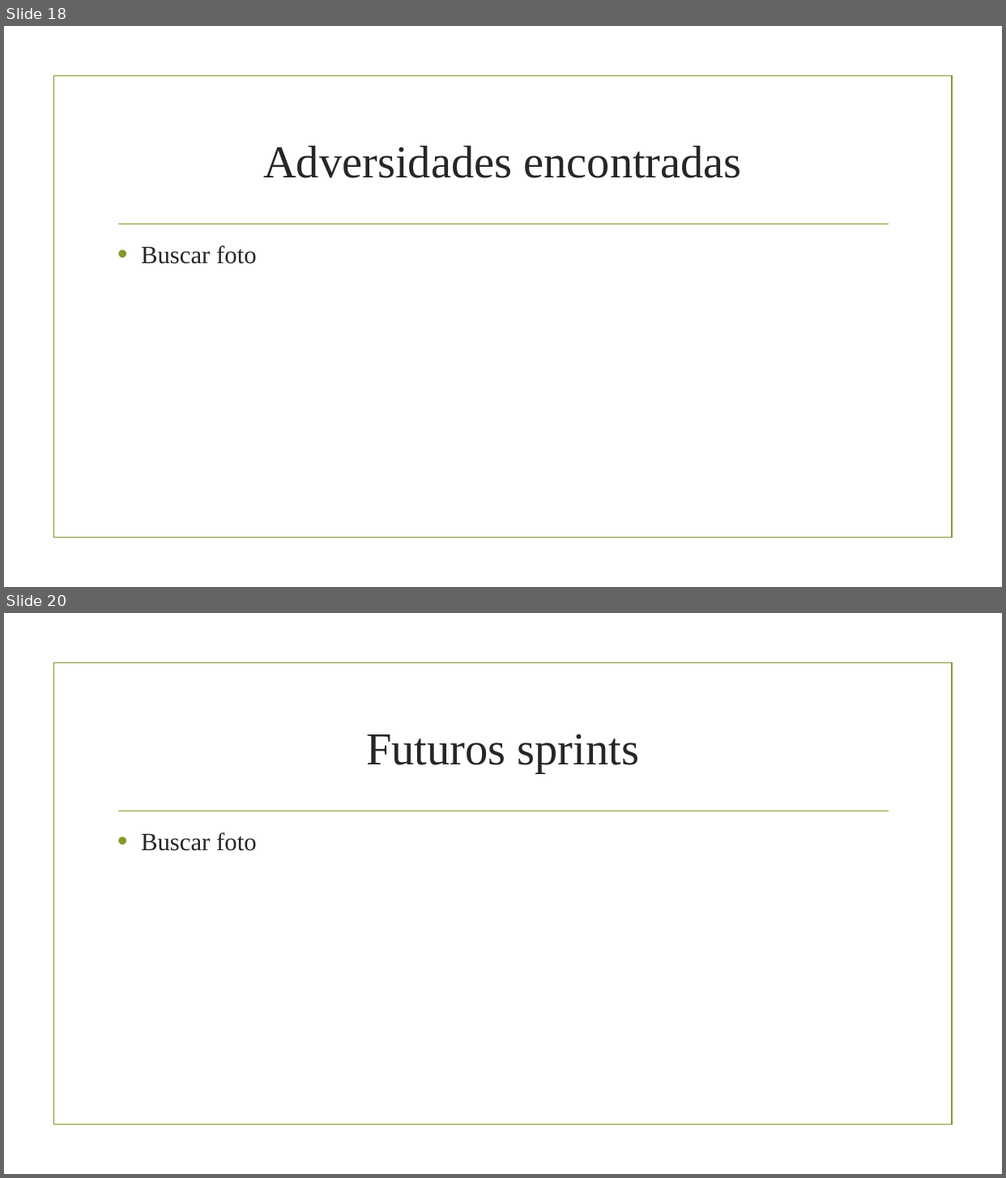
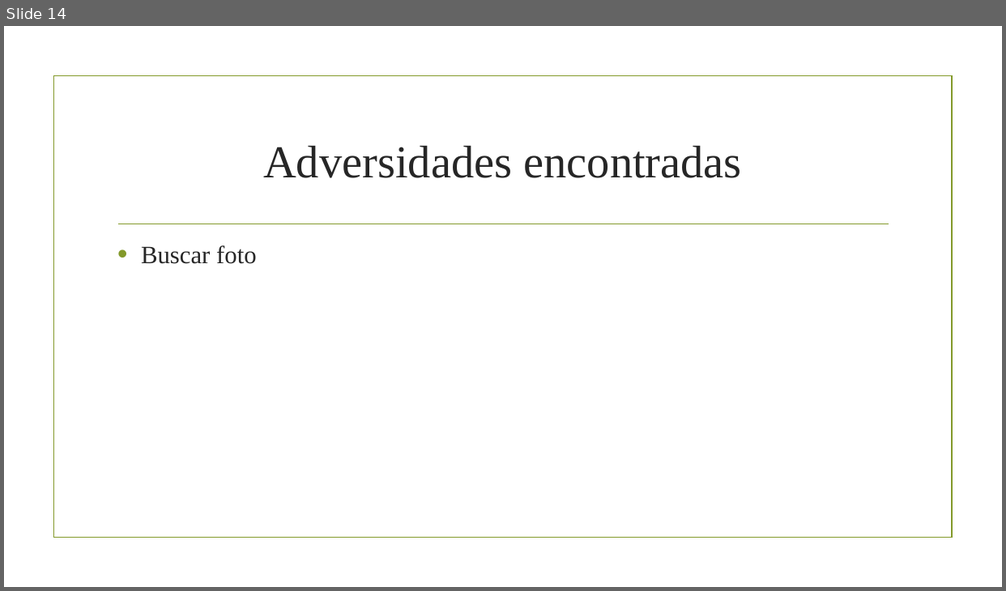
Before and after one commit to HectorSanchezLuque/PIdam2122verde, a slide deck: worktab.pptx. Shown one above the other, each under a label of ours: slides 18 and 20 before the commit, slide 14 after it; the slides between them are not shown. The pictures are 1006x1178 and 1006x591 pixels, drawn with LibreOffice and Linux fonts; fonts in the diff are those of the drawing; background and template pictures are left out. Boxes give left, top, right and bottom in pixels: in the first picture for what was removed or moved away, otherwise in the second. Text is boxed around its words. In the diff, an @@ line names an element or a change of style, - is before the commit and + after.

```diff
--- a/worktab.pptx
+++ b/worktab.pptx
@@ slide 20 removed at <box>4,613,1002,1174</box>, background picture (left out); not listed: 2 template elements that a slide beside it also shows @@
@@ title removed at <box>366,734,639,773</box> @@
-Futuros sprints
@@ text removed at <box>141,833,257,851</box> @@
-• Buscar foto
@@ what was slide 18 is now slide 14 @@
```
Also in this commit, not shown: 6 slides changed, 6 slides added, 11 other slides removed.
